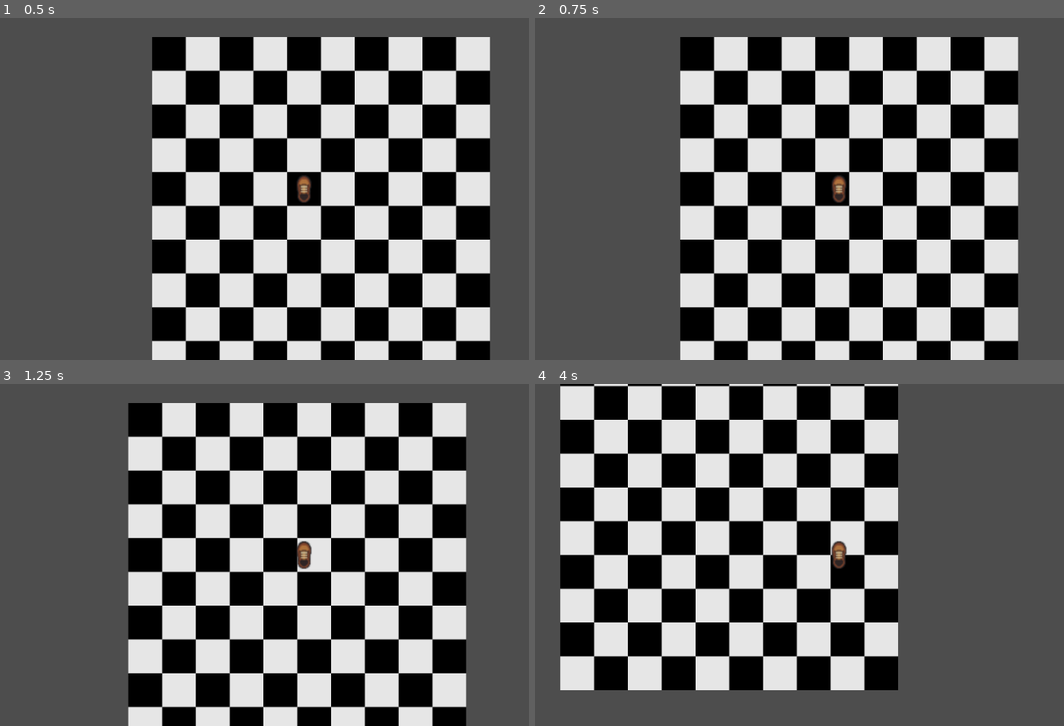
Above: before the commit, frames 1-4 (two rows, left to right).
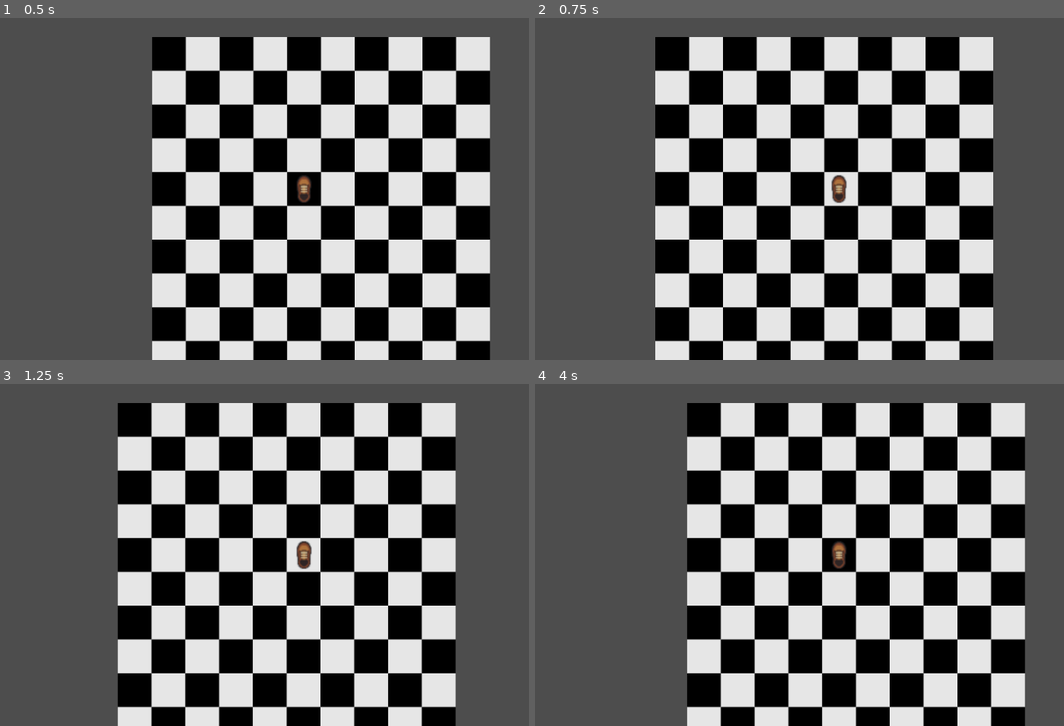
Above: after the commit, the same moments.

Repository: Meatplanter/Kelp_44
Game: Godot game, scene res://game.tscn
Same seed, same stepped clock (60 frames per second), same inputs: the game is played once before the commit and once after it.
Inputs:
- Up to frame 1 (0.5 s): no input
- Up to frame 2 (0.75 s): tap Enter at 0.5 s; hold Keypad 6 (RS_move_right) from 0.53 s (still down)
- Up to frame 3 (1.25 s): keep holding Keypad 6 (RS_move_right)
- Up to frame 4 (4 s): release Keypad 6 (RS_move_right) at 1.28 s; hold Keypad 2 (RS_move_down) 1.28-2.03 s; hold Keypad 6 (RS_move_right) 2.03-2.78 s; hold Keypad 7 (RS_move_leftup) 2.78-3.53 s; hold Keypad 4 (RS_move_left) from 3.53 s (still down)

Frame 1 is identical in both runs. In frame 2, 50% of the frame differs, in the area x 22-92%, y 5-100%; in frame 3, 22%; in frame 4, 69%, in the area x 4-93%, y 0-100%.

Commit message:
Movement work

Diff:
--- a/shoe.gd
+++ b/shoe.gd
@@ -1,30 +1,77 @@
 extends CharacterBody2D
 
-const distance = 32
-
+const SPEED = 150
+const DISTANCE = 32
+var starting_position_x = global_position.x
+var starting_position_y = global_position.y
+var target_position_x
+var target_position_y
 
 
 func _physics_process(delta: float) -> void:
-	if Input.is_action_just_pressed("RS_move_left"):
-		velocity.x -= distance
-	if Input.is_action_just_pressed("RS_move_right"):
-		velocity.x += distance
-	if Input.is_action_just_pressed("RS_move_up"):
-		velocity.y -= distance
-	if Input.is_action_just_pressed("RS_move_down"):
-		velocity.y += distance
-	if Input.is_action_just_pressed("RS_move_leftup"):
-		velocity.x -= distance
-		velocity.y -= distance
-	if Input.is_action_just_pressed("RS_move_rightup"):
-		velocity.x += distance
-		velocity.y -= distance
-	if Input.is_action_just_pressed("RS_move_leftdown"):
-		velocity.x -= distance
-		velocity.y += distance
-	if Input.is_action_just_pressed("RS_move_rightdown"):
-		velocity.x += distance
-		velocity.y += distance
+	if velocity.x == 0 and velocity.y == 0:
+		if Input.is_action_just_pressed("RS_move_left"):
+			starting_position_x = global_position.x
+			starting_position_y = global_position.y
+			velocity.x -= SPEED
+			target_position_x = starting_position_x - DISTANCE
+			target_position_y = starting_position_y
+		if Input.is_action_just_pressed("RS_move_right"):
+			starting_position_x = global_position.x
+			starting_position_y = global_position.y
+			velocity.x += SPEED
+			target_position_x = starting_position_x + DISTANCE
+			target_position_y = starting_position_y
+		if Input.is_action_just_pressed("RS_move_up"):
+			starting_position_x = global_position.x
+			starting_position_y = global_position.y
+			velocity.y -= SPEED
+			target_position_x = starting_position_x
+			target_position_y = starting_position_y - DISTANCE
+		if Input.is_action_just_pressed("RS_move_down"):
+			starting_position_x = global_position.x
+			starting_position_y = global_position.y
+			velocity.y += SPEED
+			target_position_x = starting_position_x
+			target_position_y = starting_position_y + DISTANCE
+		if Input.is_action_just_pressed("RS_move_leftup"):
+			starting_position_x = global_position.x
+			starting_position_y = global_position.y
+			velocity.x -= SPEED
+			velocity.y -= SPEED
+			target_position_x = starting_position_x - DISTANCE
+			target_position_y = starting_position_y - DISTANCE
+		if Input.is_action_just_pressed("RS_move_rightup"):
+			starting_position_x = global_position.x
+			starting_position_y = global_position.y
+			velocity.x += SPEED
+			velocity.y -= SPEED
+			target_position_x = starting_position_x + DISTANCE
+			target_position_y = starting_position_y - DISTANCE
+		if Input.is_action_just_pressed("RS_move_leftdown"):
+			starting_position_x = global_position.x
+			starting_position_y = global_position.y
+			velocity.x -= SPEED
+			velocity.y += SPEED
+			target_position_x = starting_position_x - DISTANCE
+			target_position_y = starting_position_y + DISTANCE
+		if Input.is_action_just_pressed("RS_move_rightdown"):
+			starting_position_x = global_position.x
+			starting_position_y = global_position.y
+			velocity.x += SPEED
+			velocity.y += SPEED
+			target_position_x = starting_position_x + DISTANCE
+			target_position_y = starting_position_y + DISTANCE
 
-		print("test")
+	if global_position.x >= starting_position_x + DISTANCE-1:
+		velocity.x = 0
+	if global_position.x <= starting_position_x - DISTANCE+1:
+		velocity.x = 0
+	if global_position.y >= starting_position_y + DISTANCE-1:
+		velocity.y = 0
+	if global_position.y <= starting_position_y - DISTANCE+1:
+		velocity.y = 0
+
+	print(target_position_x,",",target_position_y)
+
 	move_and_slide()
